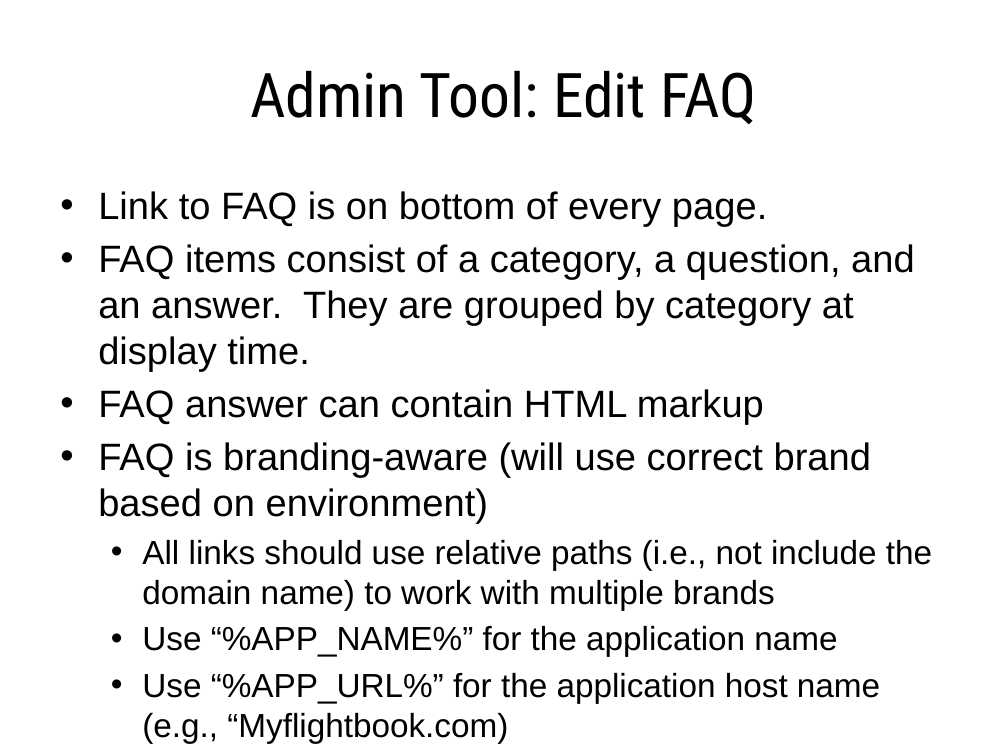
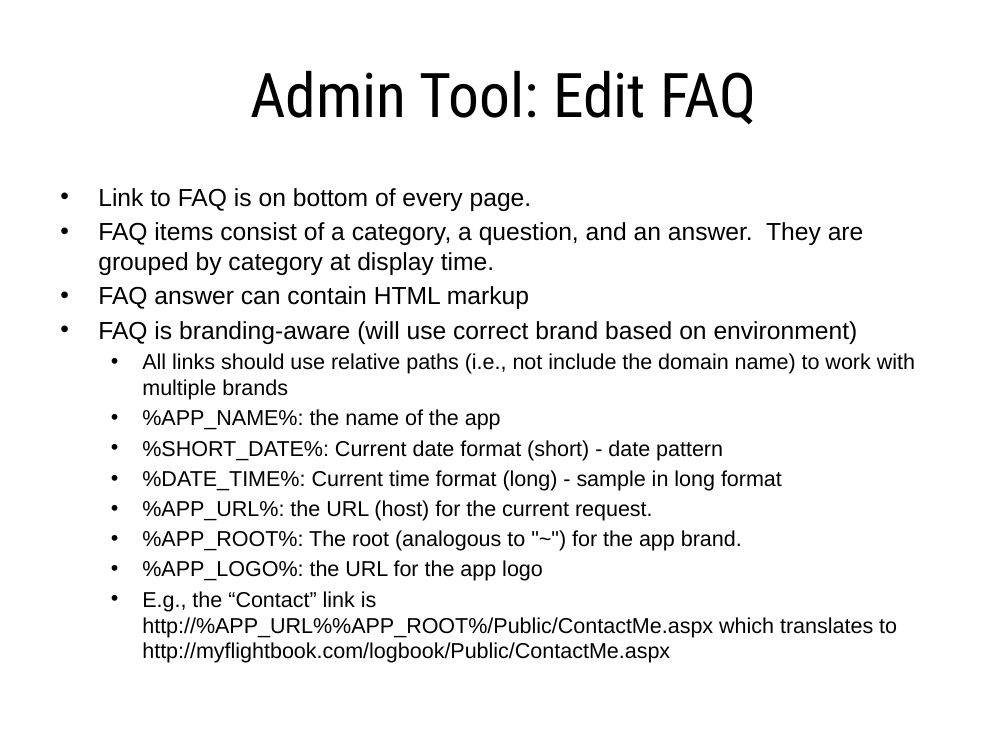
Before and after one commit to ericberman/MyFlightbookWeb, a slide deck: slide 30 of Private/MyFlightbook Admin Tools.pptx (slide 29 before the commit). Drawn at 1008x756 pixels with LibreOffice and Linux fonts; fonts in the diff are those of the drawing; background and template pictures are left out. Boxes give left, top, right and bottom in pixels: in the first picture for what was removed or moved away, otherwise in the second. Text is boxed around its words. In the diff, an @@ line names an element or a change of style, - is before the commit and + after.

Commit message:
SVN 6431: Update admin tools powerpoint, fix typo in admin page.

```diff
--- a/Private/MyFlightbook Admin Tools.pptx
+++ b/Private/MyFlightbook Admin Tools.pptx
@@ text at [98,188,915,400]: size 27.2 to 17.6 pt in "Link to FAQ is on bottom of ...", "FAQ items consist of a category, a ...", "FAQ answer can contain HTML markup", "FAQ is branding-aware (will use correct brand ..."; size 23.8 to 15.4 pt in "All links should use relative paths (i.e., ..."; less space between paragraphs @@
@@ text at [142,409,897,663]: text changed; size 23.8 to 15.4 pt @@
-  • Use “%APP_NAME%” for the application name
-  • Use “%APP_URL%” for the application host name (e.g., “Myflightbook.com)
+  • %APP_NAME%: the name of the app
+  • %SHORT_DATE%: Current date format (short) - date pattern
+  • %DATE_TIME%: Current time format (long) - sample in long format
+  • %APP_URL%: the URL (host) for the current request.
+  • %APP_ROOT%: The root (analogous to "~") for the app brand.
+  • %APP_LOGO%: the URL for the app logo
+  • E.g., the “Contact” link is http://%APP_URL%%APP_ROOT%/Public/ContactMe.aspx which translates to http://myflightbook.com/logbook/Public/ContactMe.aspx
```
Also in this commit, not shown: 8 other slides changed, 1 slide added, 1 slide removed, 1 other file.
